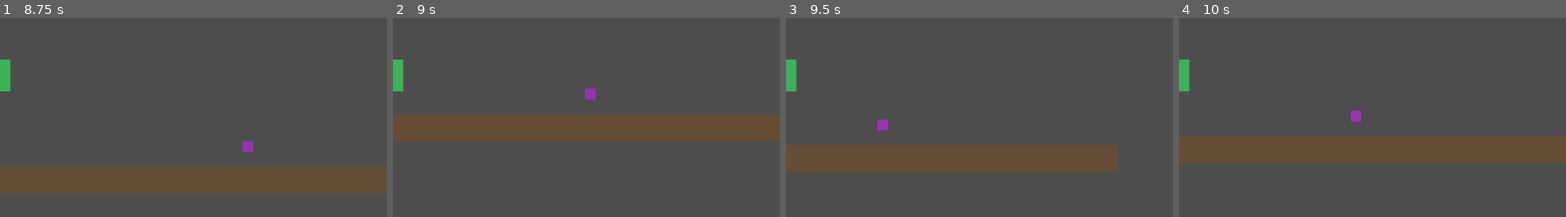
Above: before the commit, frames 1-4 (left to right).
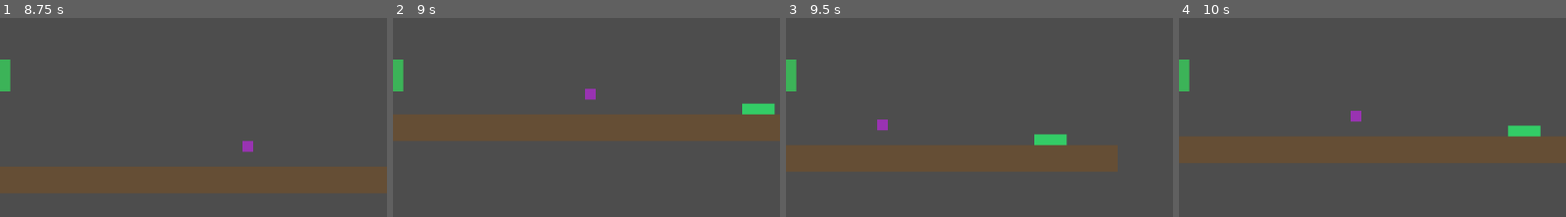
Above: after the commit, the same moments.

Repository: Jikodis/frog-hopper
Game: Godot game, scene res://scenes/level_1.tscn
The game is run twice, just before and just after one commit, with the same random seed, the same clock (stepped at 60 frames per second) and the same inputs.
Inputs:
- Up to frame 1 (8.75 s): hold Right (move_right) 0.53-2.03 s; tap Space (jump) at 0.77, 1.52, 3.02, 3.77, 4.52, 6.02, 6.77, 7.52 s; hold Left (move_left) 2.03-2.78 s; hold Right (move_right) 2.78-4.28 s; hold Left (move_left) 4.28-5.03 s; hold Right (move_right) 5.03-5.78 s; hold Left (move_left) 5.78-7.28 s; hold Right (move_right) from 7.28 s (still down)
- Up to frame 2 (9 s): keep holding Right (move_right)
- Up to frame 3 (9.5 s): keep holding Right (move_right); tap Space (jump) at 9.02 s
- Up to frame 4 (10 s): release Right (move_right) at 9.53 s; hold Left (move_left) from 9.53 s (still down); tap Space (jump) at 9.77 s
The pictures show only the part of the screen within x 50-100%, y 40-90%; the shares and areas given below are measured in that part.

Frame 1 is identical in both runs. In frame 2, 0.5% of the frame differs, in the area x 90-99%, y 42-49%; in frame 3, 0.5%, in the area x 64-73%, y 58-65%; in frame 4, 0.5%.

Commit message:
Task 5: add goal lily pad and win condition
Co-Authored-By: Claude Opus 4.8 (1M context) <noreply@anthropic.com>

Diff:
--- /dev/null
+++ b/scenes/goal.tscn
@@ -0,0 +1,19 @@
+[gd_scene load_steps=3 format=3]
+
+[ext_resource type="Script" path="res://scripts/goal.gd" id="1_goal"]
+
+[sub_resource type="RectangleShape2D" id="RectangleShape2D_goal"]
+size = Vector2(48, 16)
+
+[node name="Goal" type="Area2D"]
+script = ExtResource("1_goal")
+
+[node name="Visual" type="ColorRect" parent="."]
+offset_left = -24.0
+offset_top = -8.0
+offset_right = 24.0
+offset_bottom = 8.0
+color = Color(0.2, 0.8, 0.4, 1)
+
+[node name="CollisionShape2D" type="CollisionShape2D" parent="."]
+shape = SubResource("RectangleShape2D_goal")
--- a/scenes/level_1.tscn
+++ b/scenes/level_1.tscn
@@ -1,8 +1,9 @@
-[gd_scene load_steps=6 format=3]
+[gd_scene load_steps=7 format=3]
 
 [ext_resource type="PackedScene" path="res://scenes/player.tscn" id="1_player"]
 [ext_resource type="PackedScene" path="res://scenes/hud.tscn" id="2_hud"]
 [ext_resource type="PackedScene" path="res://scenes/fly.tscn" id="3_fly"]
+[ext_resource type="PackedScene" path="res://scenes/goal.tscn" id="4_goal"]
 
 [sub_resource type="RectangleShape2D" id="RectangleShape2D_ground"]
 size = Vector2(2000, 40)
@@ -85,3 +86,6 @@
 position = Vector2(-400, 300)
 
 [node name="Hud" parent="." instance=ExtResource("2_hud")]
+
+[node name="Goal" parent="." instance=ExtResource("4_goal")]
+position = Vector2(900, 372)
--- /dev/null
+++ b/scripts/goal.gd
@@ -0,0 +1,14 @@
+extends Area2D
+## The goal (a lily pad). When the player reaches it, the level is won.
+
+var _won := false
+
+func _ready() -> void:
+	body_entered.connect(_on_body_entered)
+
+func _on_body_entered(body: Node2D) -> void:
+	if _won:
+		return
+	if body.is_in_group("player"):
+		_won = true
+		Game.win()
Not shown, added: scripts/fly.gd.uid
Not shown, added: scripts/goal.gd.uid
Not shown, added: scripts/hud.gd.uid
